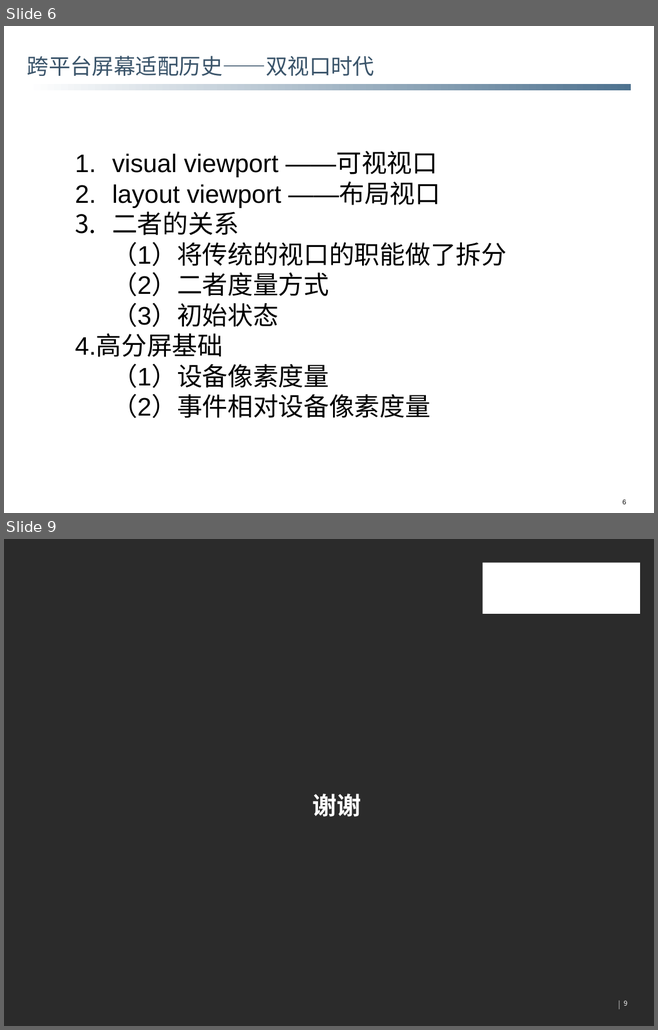
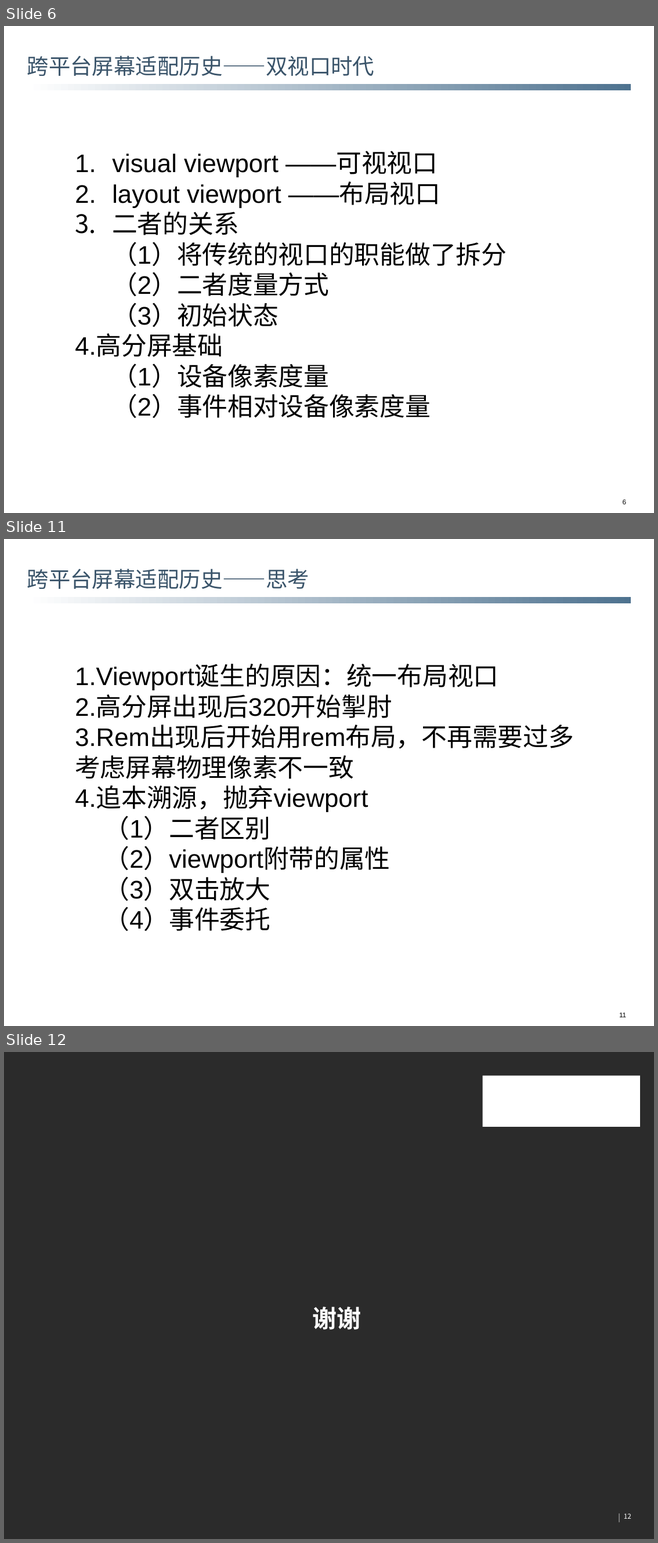
Before and after one commit to snailDu/blog, a slide deck: 技术分享/跨平台屏幕适配原理.pptx. Shown one above the other, each under a label of ours: slides 6 and 9 before the commit, slides 6, 11 and 12 after it; the slides between them are not shown. The pictures are 658x1030 and 658x1543 pixels, drawn with LibreOffice and Linux fonts; fonts in the diff are those of the drawing; background and template pictures are left out; a plain dark background stands for a picture behind light text. Boxes give left, top, right and bottom in pixels: in the first picture for what was removed or moved away, otherwise in the second. Text is boxed around its words. In the diff, an @@ line names an element or a change of style, - is before the commit and + after.

```diff
--- a/技术分享/跨平台屏幕适配原理.pptx
+++ b/技术分享/跨平台屏幕适配原理.pptx
@@ slide 11 added at <box>4,539,654,1026</box>, background #FFFFFF; not listed: 1 template element that a slide beside it also shows @@
@@ title added at <box>27,569,309,589</box>, 34.1 pt, text #3A546A @@
+跨平台屏幕适配历史——思考
@@ text added at <box>75,665,574,931</box>, 40 pt, text #000000 @@
+1.Viewport诞生的原因：统一布局视口
+2.高分屏出现后320开始掣肘
+3.Rem出现后开始用rem布局，不再需要过多考虑屏幕物理像素不一致
+4.追本溯源，抛弃viewport
+（1）二者区别
+（2）viewport附带的属性
+（3）双击放大
+（4）事件委托
@@ page number added at <box>619,1013,626,1017</box>, 10.7 pt, text #000000 @@
+11
@@ what was slide 9 is now slide 12 @@
@@ page number at <box>623,1514,631,1519</box>: text changed @@
-9
+12
```
Also in this commit, not shown: 4 slides changed, 2 other slides added.
